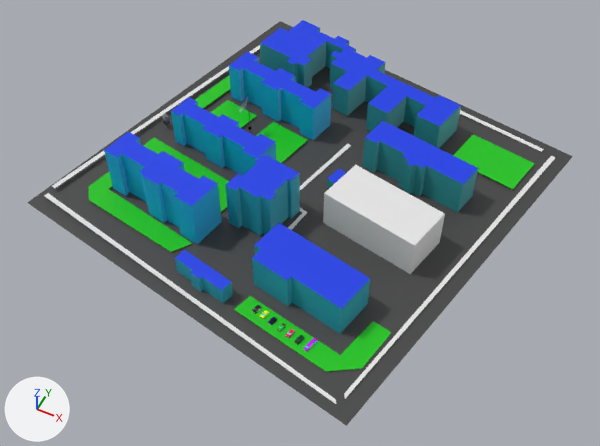
Two versions of the glTF model public/modelos/Ministerio3D2.glb, one commit apart.
One viewpoint serves both versions: a camera (50 mm lens) standing at (109.0, -221.0, 238.0) and looking at (11.0, -25.0, -7.0). Every picture has the same lights, and +X, +Y and +Z are marked at lower left. Where no turn or scale is listed for an object, it has been applied to the vertices.

The first picture shows 'Car_Plane.032', 'Cube', 'EdificioNorte', 'EdificioTitulos', 'EstacionamientoNorte', 'EstacionamientoOeste', 'EstacionamientoSur', 'Formar', 'Limousine_Plane.018', 'Liquidacion', 'Maxi', 'Niveles', 'Personal', 'Pickup_Plane.009', 'Plane', 'Police_Plane.008', 'SUV_Plane.023', 'Taxi_Plane.026', 'Van_Plane.020', 'map_21.osm_vegetation'.
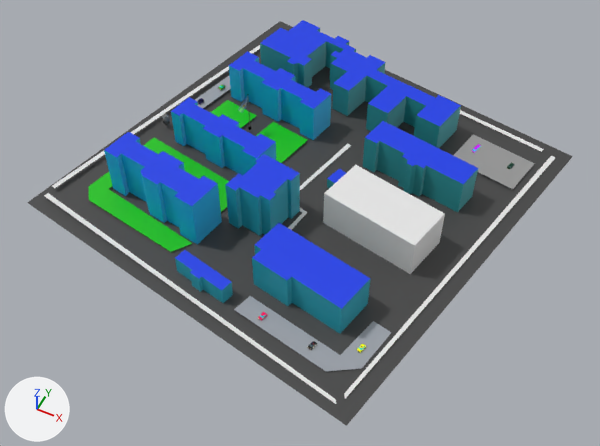
Boxes (x1, y1, x2, y2) around the edits, measured in the pictures (600 x 446 px):
'EstacionamientoSur', recoloured (green to grey): (234, 296, 391, 371) in both
'EstacionamientoNorte', recoloured (green to grey): (453, 135, 535, 189) in both
'EstacionamientoOeste', recoloured (green to grey): (195, 76, 230, 108) in both
'Limousine_Plane.018', moved: before (303, 338, 318, 352); after (471, 144, 481, 153)
'Car_Plane.032', moved: before (285, 329, 295, 338); after (258, 312, 267, 321)
'Police_Plane.008', moved: before (252, 305, 262, 314); after (307, 341, 317, 350)
'Taxi_Plane.026', moved: before (260, 311, 269, 319); after (357, 344, 366, 353)
'Van_Plane.020', moved: before (294, 335, 304, 345); after (506, 162, 514, 170)
'SUV_Plane.023', moved: before (268, 317, 277, 325); after (197, 98, 204, 104)
'Pickup_Plane.009', moved: before (277, 323, 286, 332); after (218, 85, 226, 90)

What changed in the scene script:
```text
Change mat_vegetation_001:
    mat_vegetation_001.base_color: (0.007, 0.558, 0.005) -> (0.311, 0.311, 0.311)  # green #14c510 -> grey #979797
Change mat_vegetation_002:
    mat_vegetation_002.base_color: (0.007, 0.558, 0.005) -> (0.328, 0.352, 0.392)  # green #14c510 -> grey #9ba0a8
Change mat_vegetation_003:
    mat_vegetation_003.base_color: (0.007, 0.558, 0.005) -> (0.332, 0.356, 0.397)  # green #14c510 -> grey #9ca1a9
Change ob_car_plane_032:
    ob_car_plane_032.location: (29.6, -77.8, 0.6) -> (17.8, -75.7, 0.6)
Change ob_limousine_plane_018:
    ob_limousine_plane_018.location: (29.6, -77.8, 0.6) -> (48.6, 39.1, 0.6)
Change ob_pickup_plane_009:
    ob_pickup_plane_009.location: (29.6, -77.8, 0.6) -> (-53.5, 24.9, 0.6)
Change ob_police_plane_008:
    ob_police_plane_008.location: (29.6, -77.8, 0.6) -> (53.4, -82.6, 0.6)
Change ob_suv_plane_023:
    ob_suv_plane_023.location: (29.6, -77.8, 0.6) -> (-53.2, 11.3, 0.6)
Change ob_taxi_plane_026:
    ob_taxi_plane_026.location: (29.6, -77.8, 0.6) -> (65.2, -75.4, 0.6)
Change ob_van_plane_020:
    ob_van_plane_020.location: (29.6, -77.8, 0.6) -> (68.5, 35.1, 0.6)
```
